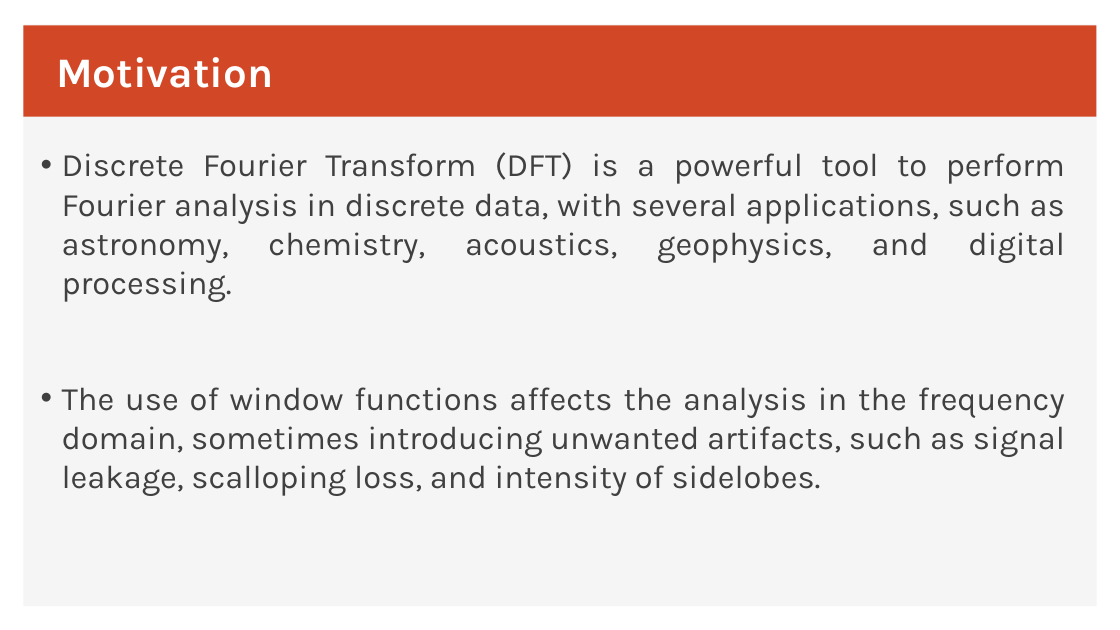
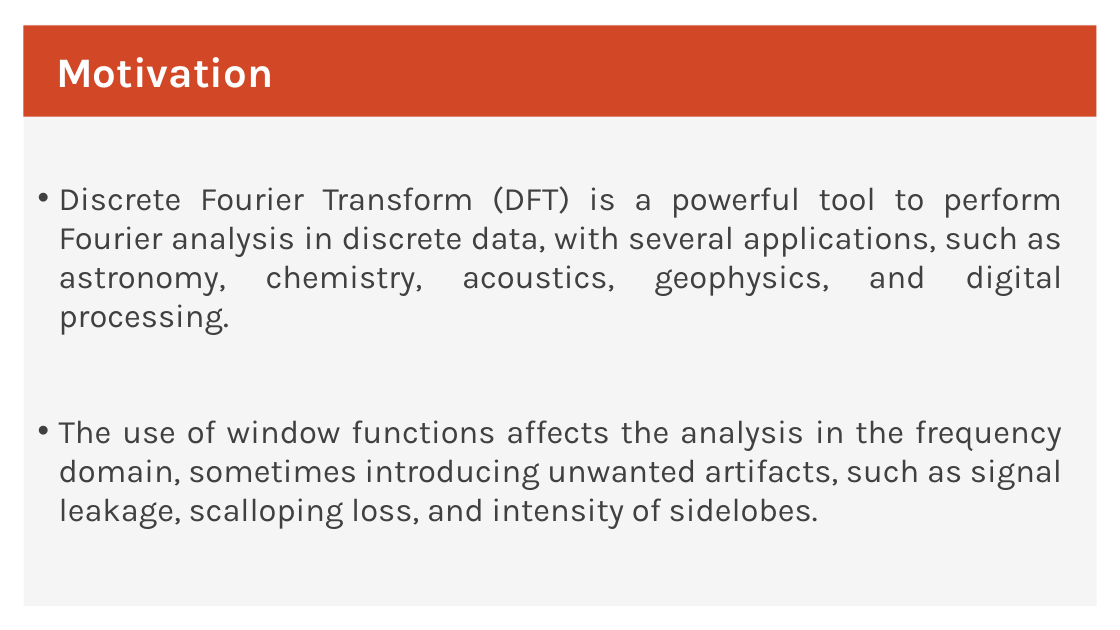
Before and after one commit to EmbDSP/GAP, a slide deck: slide 3 of GAP_Window.pptx. Drawn at 1120x630 pixels with LibreOffice and Linux fonts; fonts in the diff are those of the drawing. Boxes give left, top, right and bottom in pixels: in the first picture for what was removed or moved away, otherwise in the second. Text is boxed around its words. In the diff, an @@ line names an element or a change of style, - is before the commit and + after.

```diff
--- a/GAP_Window.pptx
+++ b/GAP_Window.pptx
@@ text "Discrete Fourier Transform (DFT) is ...": place and size @@
-text "Discrete Fourier Transform (DFT) is ..." at <box>62,152,1065,496</box>
+text "Discrete Fourier Transform (DFT) is ..." at <box>59,186,1063,529</box>
```
Also in this commit, not shown: 10 other slides changed, 1 other file.
